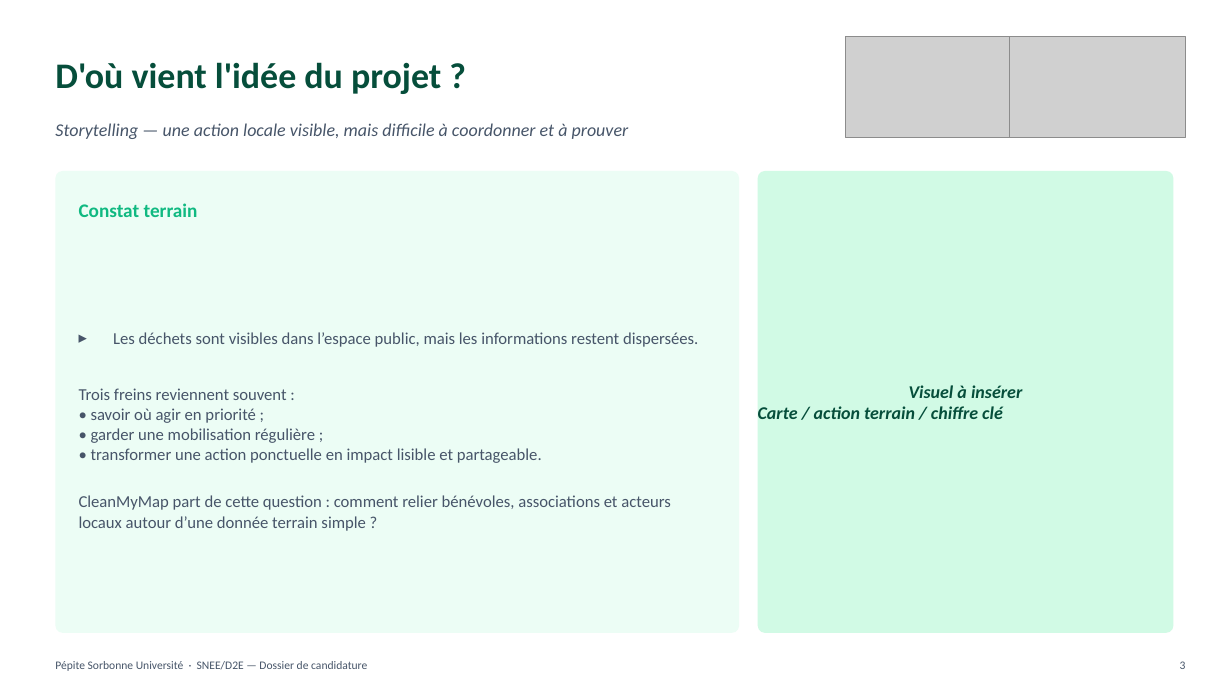
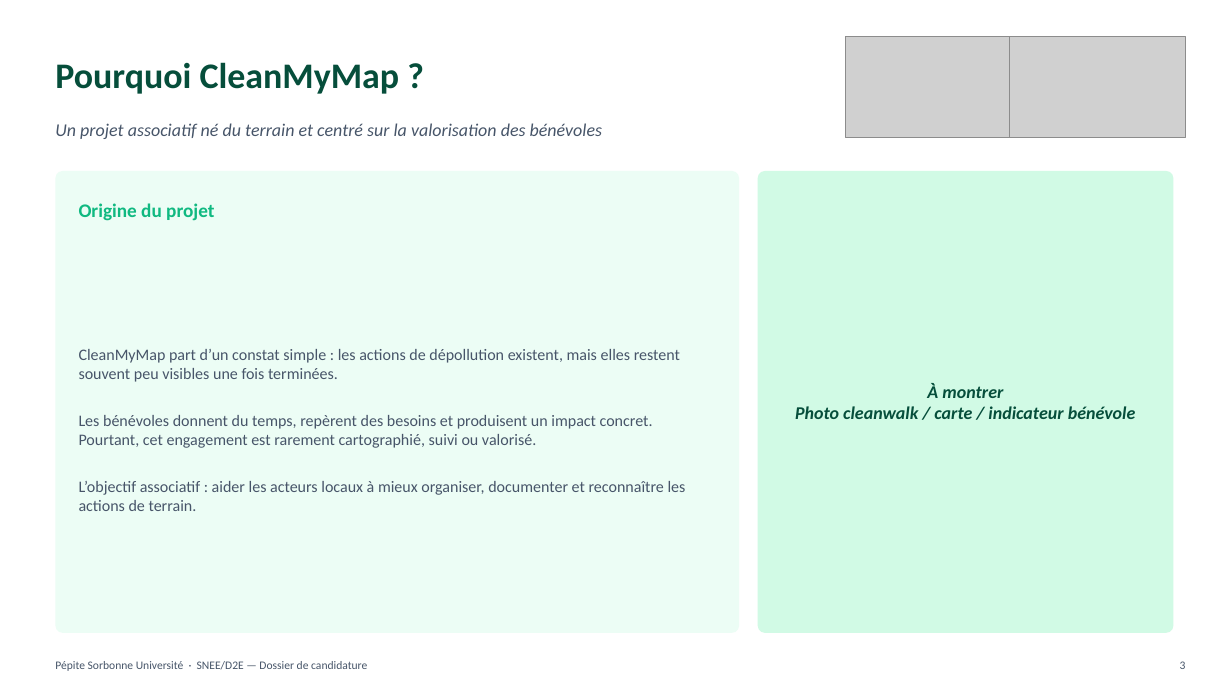
Before and after one commit to maxd4/CleanmyMap, a slide deck: slide 3 of documentation/pepite/oral-jury-6'-SNEE.pptx. Drawn at 1232x693 pixels with LibreOffice and Linux fonts; fonts in the diff are those of the drawing; grey boxes stand for pictures. Boxes give left, top, right and bottom in pixels: in the first picture for what was removed or moved away, otherwise in the second. Text is boxed around its words. In the diff, an @@ line names an element or a change of style, - is before the commit and + after.

```diff
--- a/documentation/pepite/oral-jury-6'-SNEE.pptx
+++ b/documentation/pepite/oral-jury-6'-SNEE.pptx
@@ text at box(55, 62, 400, 94): text changed @@
-D'où vient l'idée du projet ?
+Pourquoi CleanMyMap ?
@@ text at box(55, 123, 602, 139): text changed @@
-Storytelling — une action locale visible, mais difficile à coordonner et à prouver
+Un projet associatif né du terrain et centré sur la valorisation des bénévoles
@@ text at box(79, 203, 214, 221): text changed @@
-Constat terrain
+Origine du projet
@@ text at box(79, 349, 686, 511): text changed; size 13 to 12.5 pt @@
-▸ Les déchets sont visibles dans l’espace public, mais les informations restent dispersées.
-Trois freins reviennent souvent :
-• savoir où agir en priorité ;
-• garder une mobilisation régulière ;
-• transformer une action ponctuelle en impact lisible et partageable.
-CleanMyMap part de cette question : comment relier bénévoles, associations et acteurs locaux autour d’une donnée terrain simple ?
+CleanMyMap part d’un constat simple : les actions de dépollution existent, mais elles restent souvent peu visibles une fois terminées.
+Les bénévoles donnent du temps, repèrent des besoins et produisent un impact concret. Pourtant, cet engagement est rarement cartographié, suivi ou valorisé.
+L’objectif associatif : aider les acteurs locaux à mieux organiser, documenter et reconnaître les actions de terrain.
@@ text at box(795, 383, 1136, 419): text changed @@
-Visuel à insérer
-Carte / action terrain / chiffre clé
+À montrer
+Photo cleanwalk / carte / indicateur bénévole
```
Also in this commit, not shown: 7 other slides changed.
